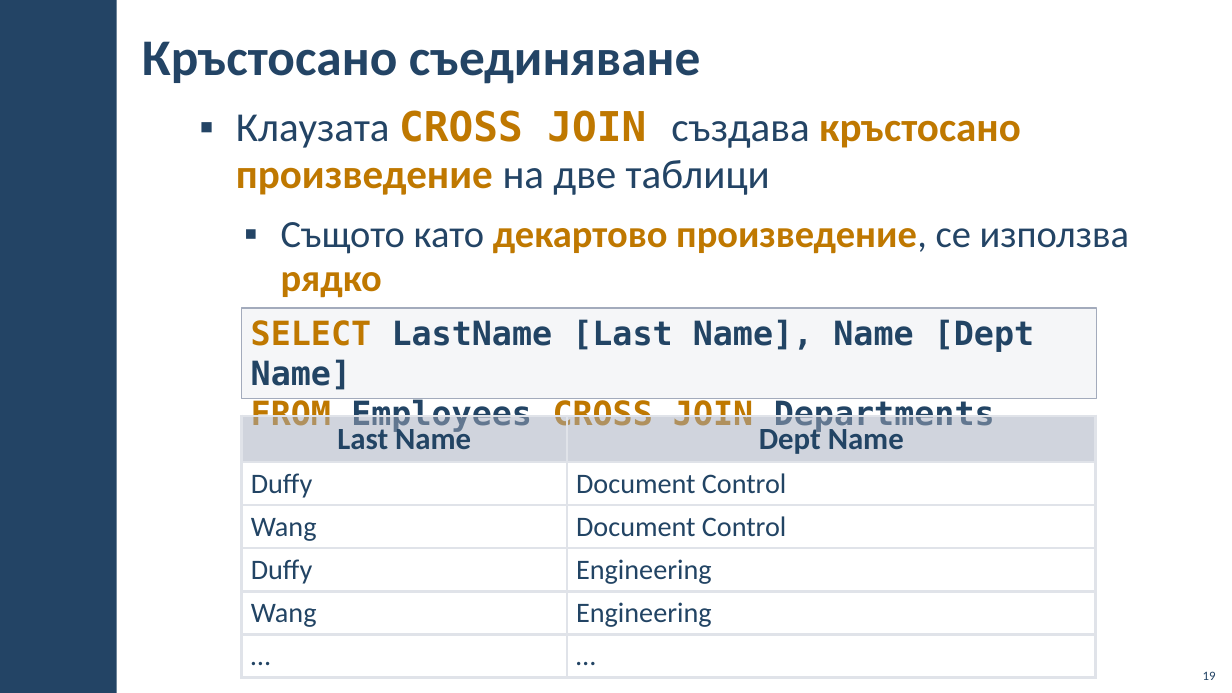
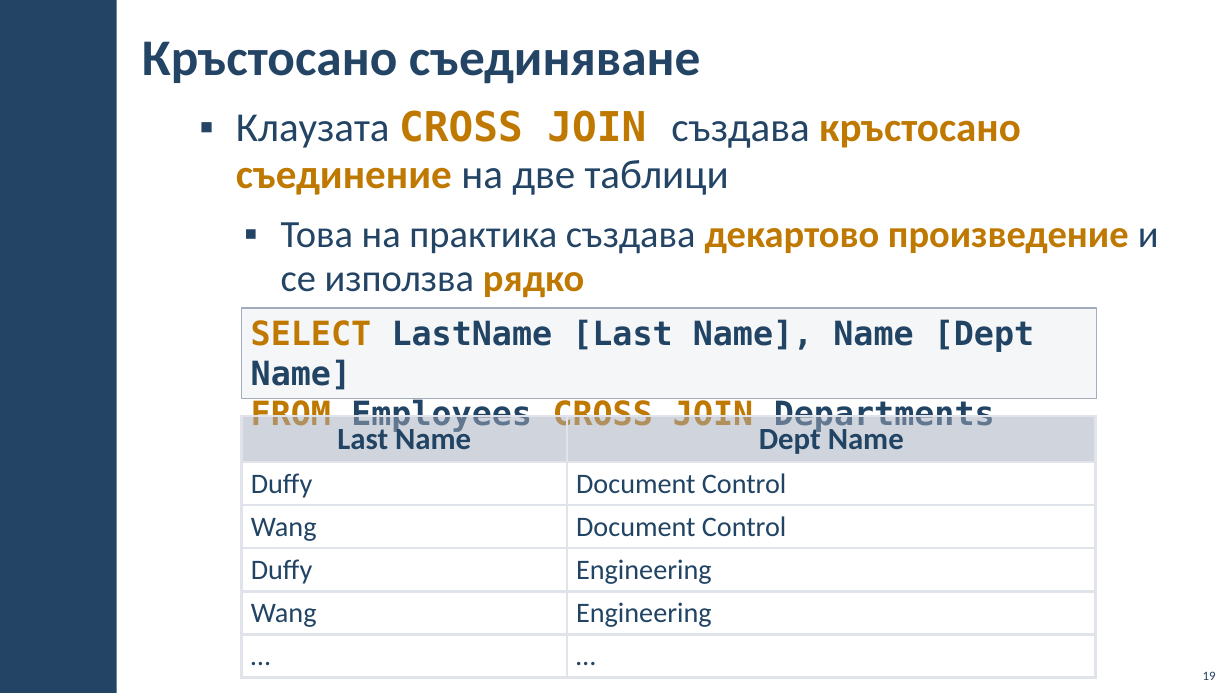
Before and after one commit to BG-IT-Edu/School-Programming, a slide deck: slide 19 of Courses/Software-Sciences/Module-3-Databases-New/09-Joining-Tables/09-Joining-Tables.pptx. Drawn at 1232x693 pixels with LibreOffice and Linux fonts; fonts in the diff are those of the drawing; background and template pictures are left out. Boxes give left, top, right and bottom in pixels: in the first picture for what was removed or moved away, otherwise in the second. Text is boxed around its words. In the diff, an @@ line names an element or a change of style, - is before the commit and + after.

```diff
--- a/Courses/Software-Sciences/Module-3-Databases-New/09-Joining-Tables/09-Joining-Tables.pptx
+++ b/Courses/Software-Sciences/Module-3-Databases-New/09-Joining-Tables/09-Joining-Tables.pptx
@@ text at (236,110,1159,298): text changed; size 32 to 30 pt; text colour #BF7800 to #234465; bold off @@
-▪ Клаузата CROSS JOIN създава кръстосано произведение на две таблици
-  ▪ Същото като декартово произведение, се използва рядко
+▪ Клаузата CROSS JOIN създава кръстосано съединение на две таблици
+  ▪ Това на практика създава декартово произведение и се използва рядко
```
Also in this commit, not shown: 11 other slides changed, 3 other files.
